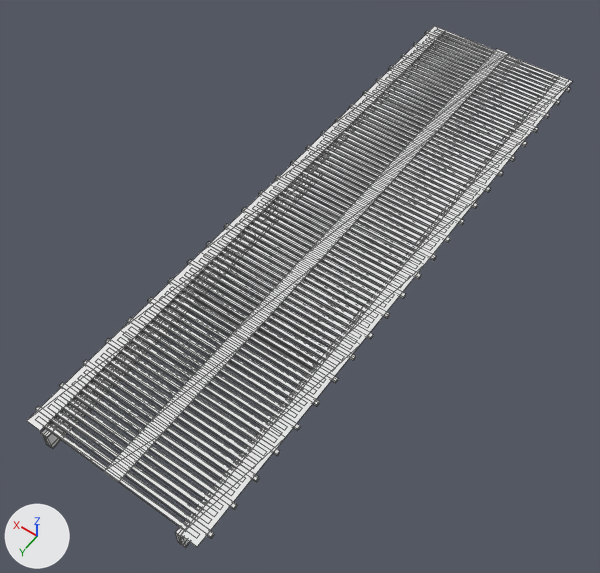
One commit to the OBJ model Resources/Meshes/18m/Elevated_Pavement_Steel.obj: the scene before it, then after it.
Camera for both pictures: a camera (50 mm lens) standing at (-27.4, 45.6, 58.2) and looking at (1.0, 5.8, -4.4). Lighting does not change. The marker at lower left points along +X, +Y and +Z. Mesh edges are drawn as thin lines. Where no turn or scale is listed for an object, it has been applied to the vertices.

Objects in the first picture: 'Elevated_Pavement_Steel'.
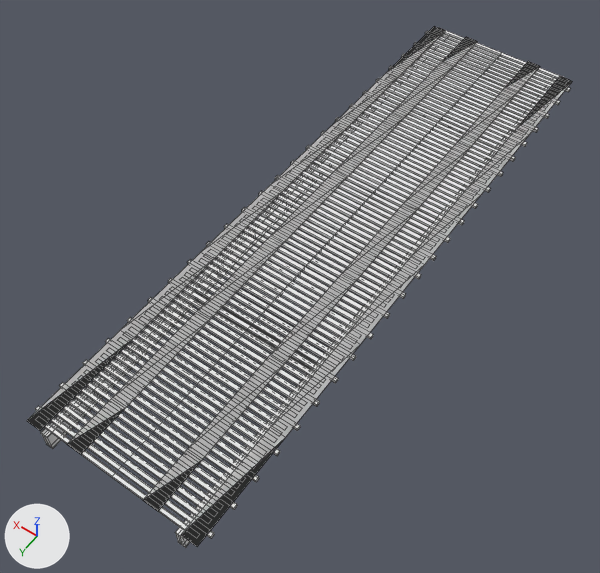
What differs and where, as boxes [x1, y1, x2, y2] in the pictures (600 x 573 px):
part 1 of me_elevated_pavement_steel, added
    after: [143, 61, 540, 511]
part 2 of me_elevated_pavement_steel, added
    after: [67, 37, 478, 454]
part 3 of me_elevated_pavement_steel, built on
    before: [104, 49, 509, 482]
    after: [35, 28, 570, 538]

What changed in the scene script:
```text
Change me_elevated_pavement_steel:
    used by ob_elevated_pavement_steel; location = (0.0, 0.0, 0.0)
    remove me_elevated_pavement_steel.from_pydata(...)  # 1220 vertices, 1802 faces; spans x -9.0..9.0, y -32.4..32.0, z -2.3..0.1
    add me_elevated_pavement_steel.from_pydata(...)  # 1620 vertices, 1354 faces; spans x -9.0..9.0, y -32.4..32.0, z -2.3..0.1
    me_elevated_pavement_steel part 1: a new loose piece of 16 vertices spanning x -4.7..-3.2, y -32.4..31.6, z 0.1
    me_elevated_pavement_steel part 2: a new loose piece of 16 vertices spanning x 3.2..4.7, y -32.4..31.6, z 0.1
    me_elevated_pavement_steel part 3: 16 vertices removed from x -0.8..0.8, y -32.4..31.6, z 0.1; 384 vertices added at x 0.0, y -32.2..31.5, z -0.3..0.0
```
